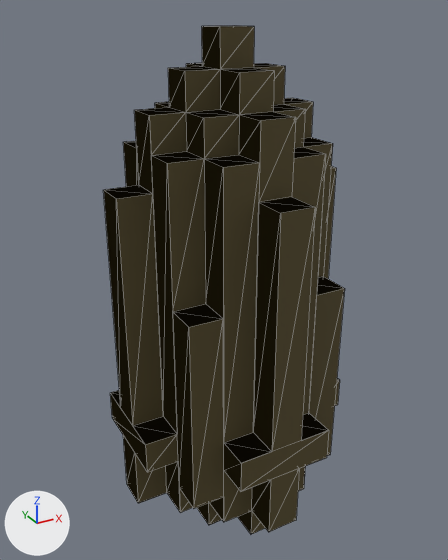
An edit to the glTF model sprite_to_3d/actor_assets/hero/base_head.gltf, drawn before and after from the same camera.
Camera for both pictures: a camera (50 mm lens) standing at (-4.97, -18.7, 15.45) and looking at (3.47, -3.35, 7.77). The lights are fixed; the arrows at lower left show +X, +Y and +Z. The picture after the commit comes second. Mesh edges are drawn as thin lines. Vertices at exactly the same position are counted once.
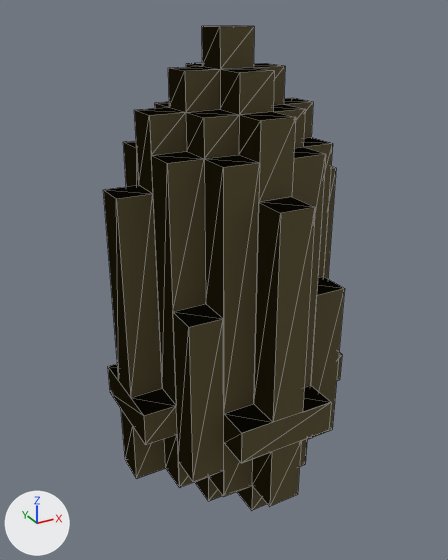
The newer file is also turned or shifted as a whole; pictures and numbers use the older file's frame.

Where the change shows, as pixel boxes [x1, y1, x2, y2] in the pictures (448 x 560 px; the box of a moved part takes in the faces that stretch with it):
'Mesh_0', reshaped: before [104, 26, 345, 534]; after [104, 26, 345, 511]
part 1 of me_mesh_0, moved or reshaped: before [110, 173, 344, 534]; after [108, 173, 344, 511]

Patch to the scene script:
```diff
--- a/sprite_to_3d/actor_assets/hero/base_head.gltf.py
+++ b/sprite_to_3d/actor_assets/hero/base_head.gltf.py
@@ me_mesh_0 @@
 # used by ob_mesh_0; location = (0.0, 0.0, 0.0)
-me_mesh_0.from_pydata(...)  # 220 vertices, 356 faces; spans x 0.0..7.0, y -7.0..0.0, z 0.0..15.0
+me_mesh_0.from_pydata(...)  # 220 vertices, 356 faces; spans x 0.0..7.0, y -7.0..0.0, z 1.0..15.0
+# me_mesh_0 part 1: all 120 vertices in x 0.0..7.0, y -7.0..0.0, z 0.0..4.0 are moved by (0.0, 0.0, 1.0)
 me_mesh_0.materials.append(mat_standard)
```
